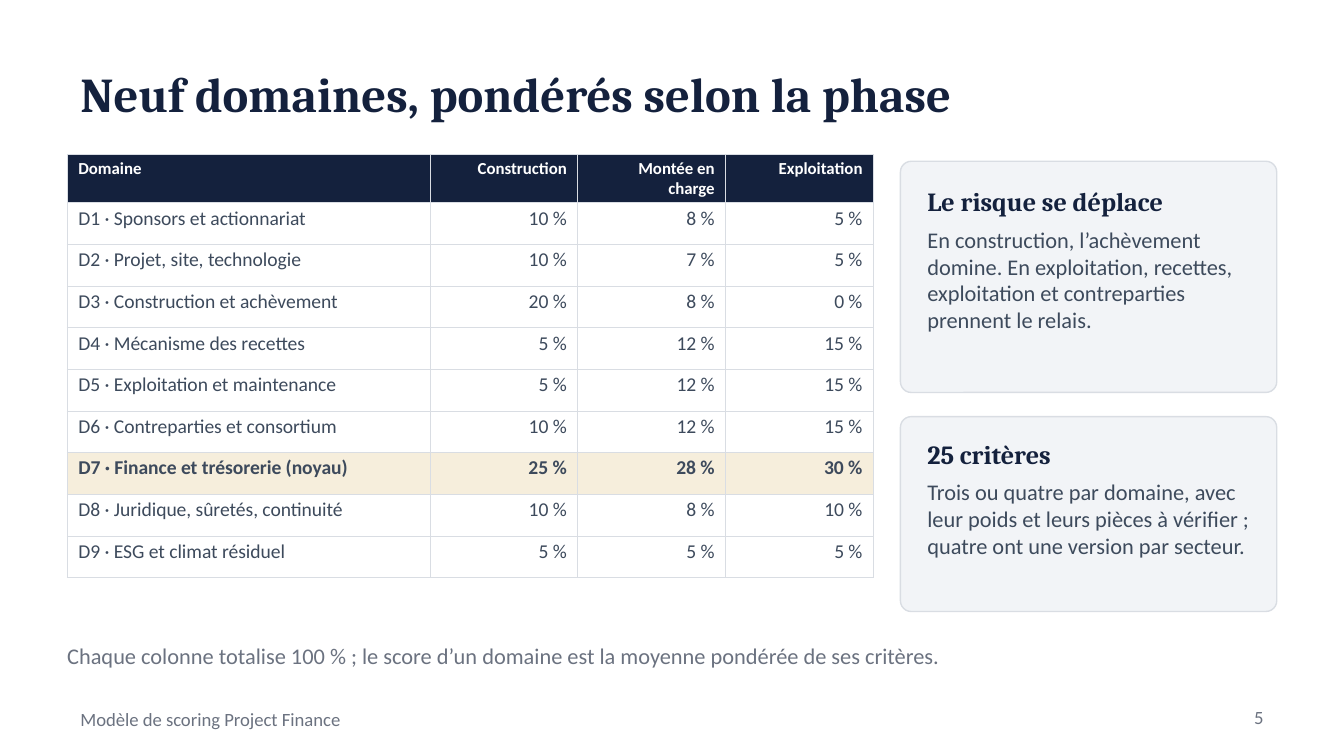
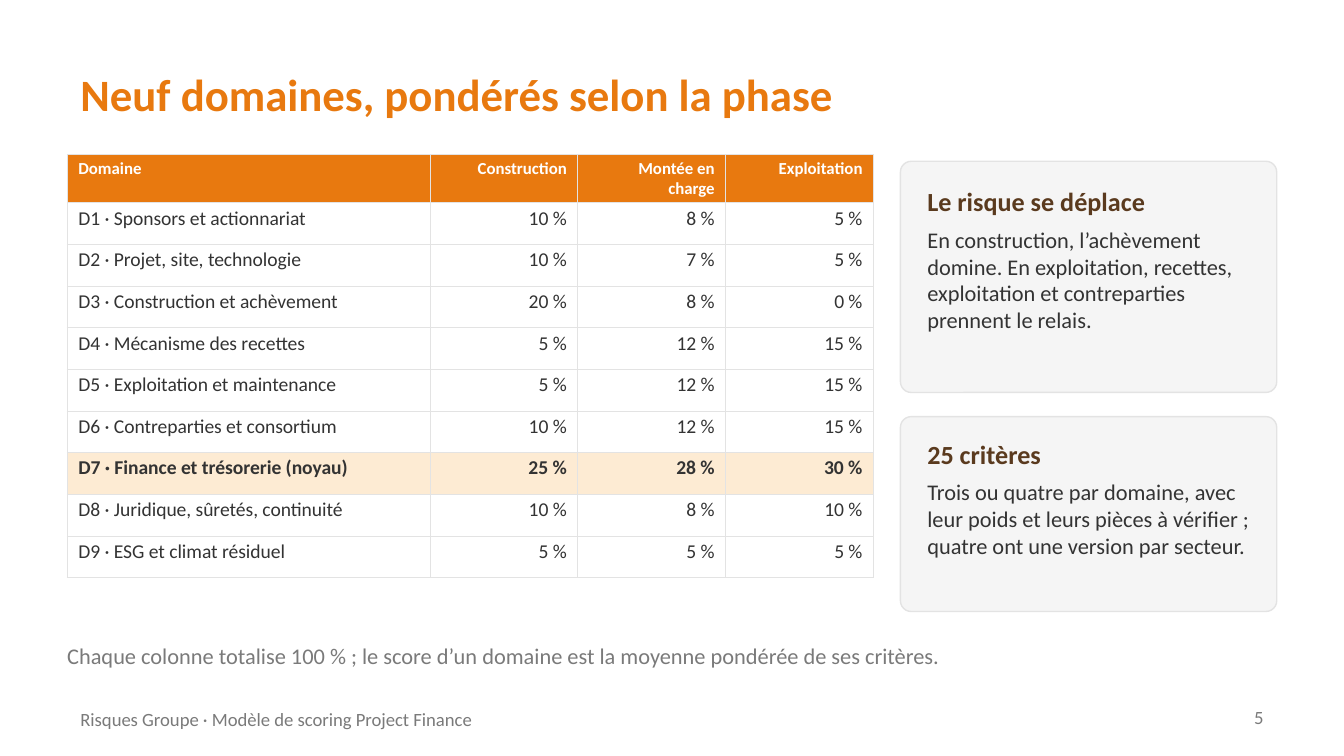
Before and after one commit to tariqeddoumi/pf-scoring-v7claude, a slide deck: slide 5 of docs/formation/Presentation_modele_scoring_PF.pptx. Drawn at 1344x756 pixels with LibreOffice and Linux fonts; fonts in the diff are those of the drawing; background and template pictures are left out. Boxes give left, top, right and bottom in pixels: in the first picture for what was removed or moved away, otherwise in the second. Text is boxed around its words. In the diff, an @@ line names an element or a change of style, - is before the commit and + after.

```diff
--- a/docs/formation/Presentation_modele_scoring_PF.pptx
+++ b/docs/formation/Presentation_modele_scoring_PF.pptx
@@ title "Neuf domaines, pondérés selon la ..." at [80, 79, 833, 118]: size 26 to 24 pt, font Cambria to Calibri, text colour #14213D to #E8790F @@
@@ table at [67, 155, 874, 562] @@
@@ fill #14213D to #E8790F in row 1 @@
@@ fill #F6EEDC to #FDEBD3 in row 8 @@
@@ text colour #3D4A5C to #333333 in "D1 · Sponsors et actionnariat", "10 %", "8 %", "5 %" and 32 more places @@
@@ borders changed @@
@@ rounded rectangle at [900, 161, 1277, 392]: fill #F2F4F7 to #F5F5F5; outline #D9DDE3 0.75 pt to #E3E3E3 0.75 pt @@
@@ text "Le risque se déplace" at [927, 192, 1145, 215]: font Cambria to Calibri, text colour #14213D to #5A3A1E @@
@@ text "En construction, l’achèvement domine. En ..." at [927, 232, 1232, 332]: text colour #3D4A5C to #333333 @@
@@ rounded rectangle at [900, 417, 1277, 612]: fill #F2F4F7 to #F5F5F5; outline #D9DDE3 0.75 pt to #E3E3E3 0.75 pt @@
@@ text "25 critères" at [927, 445, 1041, 464]: font Cambria to Calibri, text colour #14213D to #5A3A1E @@
@@ text "Trois ou quatre par domaine, ..." at [927, 484, 1245, 558]: text colour #3D4A5C to #333333 @@
@@ text "Chaque colonne totalise 100 % ..." at [67, 648, 939, 668]: text colour #6B7280 to #7A7A7A @@
@@ text at [80, 713, 471, 729]: text changed; text colour #6B7280 to #7A7A7A @@
-Modèle de scoring Project Finance
+Risques Groupe · Modèle de scoring Project Finance
@@ page number at [1254, 712, 1263, 724]: text colour #6B7280 to #7A7A7A @@
```
Also in this commit, not shown: 6 other slides changed, 1 slide added, 1 other file.
